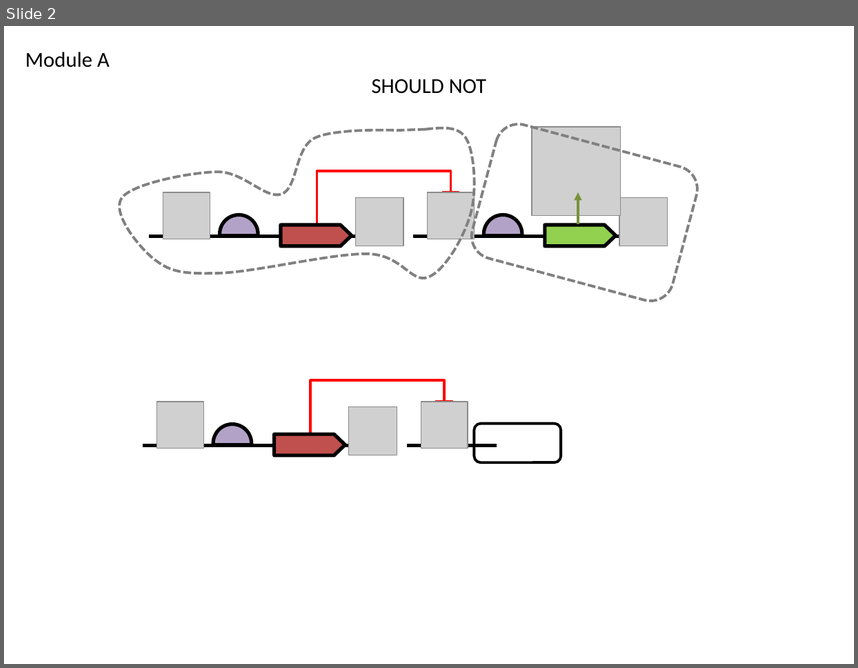
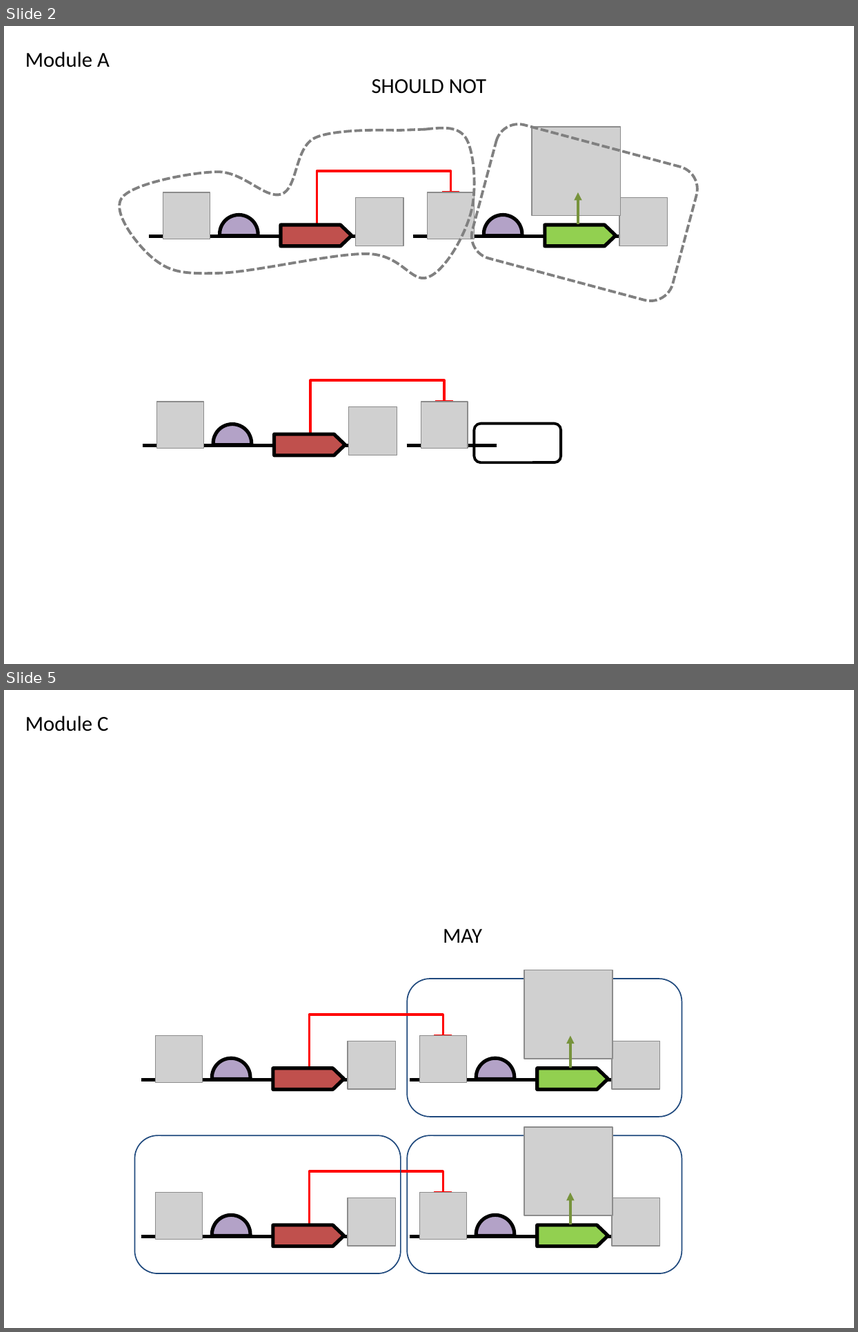
Before and after one commit to SynBioDex/SBOL-visual, a slide deck: specification/imgsrc/modules.pptx. Shown one above the other, each under a label of ours: slide 2 before the commit, slides 2 and 5 after it; the slides between them are not shown. The pictures are 858x668 and 858x1332 pixels, drawn with LibreOffice and Linux fonts; fonts in the diff are those of the drawing; grey boxes stand for pictures. Boxes give left, top, right and bottom in pixels: in the first picture for what was removed or moved away, otherwise in the second. Text is boxed around its words. In the diff, an @@ line names an element or a change of style, - is before the commit and + after.

```diff
--- a/specification/imgsrc/modules.pptx
+++ b/specification/imgsrc/modules.pptx
@@ slide 5 added at (4,690,854,1328), background #FFFFFF @@
@@ text added at (25,716,108,731), 18 pt, text #000000 @@
+Module C
@@ text added at (443,929,482,943), 18 pt, text #000000 @@
+MAY
@@ rounded rectangle added at (407,978,682,1116), outline #1F497D 1 pt @@
@@ picture added at (524,969,613,1058) @@
@@ elbow line added from (309, 1067) to (444, 1035), #FF0000 2 pt @@
@@ group added at (142,1035,396,1096): 2 pictures, 1 line, 1 right arrow, 1 chord (boxed as its full ellipse) @@
@@ line added from (434, 1035) to (452, 1035), #FF0000 2 pt @@
@@ arrow added from (570, 1067) to (570, 1035), #77933C 2.25 pt @@
@@ group added at (410,1035,660,1096): 2 pictures, 1 line, 1 right arrow, 1 chord (boxed as its full ellipse) @@
@@ rounded rectangle added at (135,1136,401,1273), outline #1F497D 1 pt @@
@@ rounded rectangle added at (407,1136,682,1273), outline #1F497D 1 pt @@
@@ picture added at (524,1127,613,1215) @@
@@ elbow line added from (309, 1224) to (444, 1192), #FF0000 2 pt @@
@@ group added at (142,1192,396,1253): 2 pictures, 1 line, 1 right arrow, 1 chord (boxed as its full ellipse) @@
@@ line added from (434, 1192) to (452, 1192), #FF0000 2 pt @@
@@ arrow added from (570, 1224) to (570, 1192), #77933C 2.25 pt @@
@@ group added at (410,1192,660,1253): 2 pictures, 1 line, 1 right arrow, 1 chord (boxed as its full ellipse) @@
```
Also in this commit, not shown: 4 slides changed, 2 other slides added, 18 other files.
